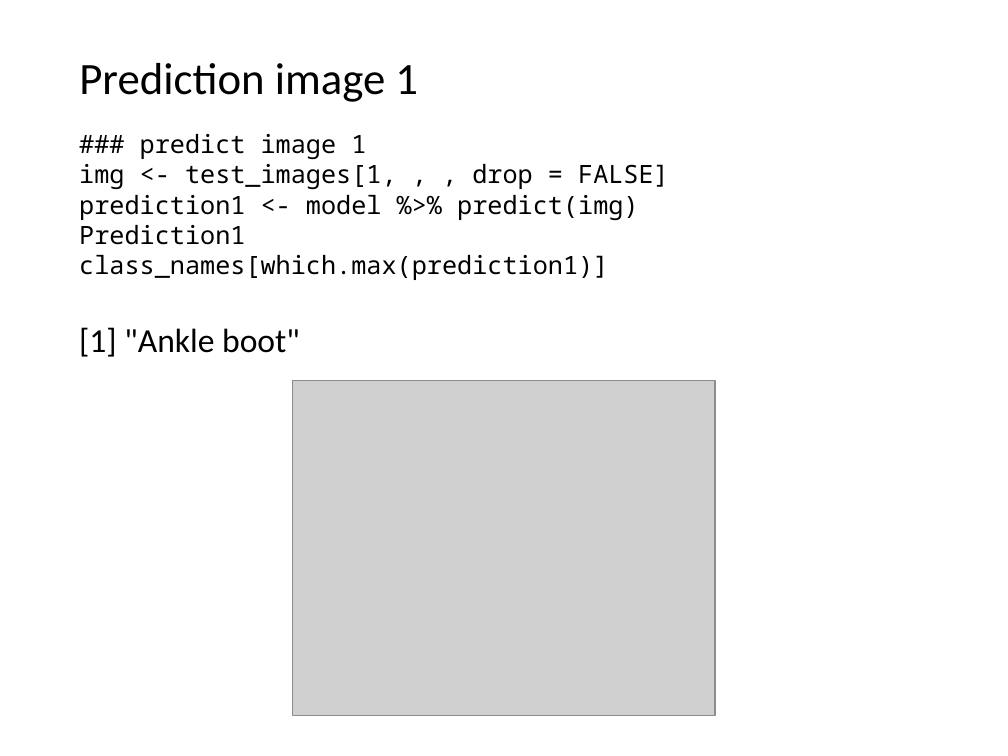
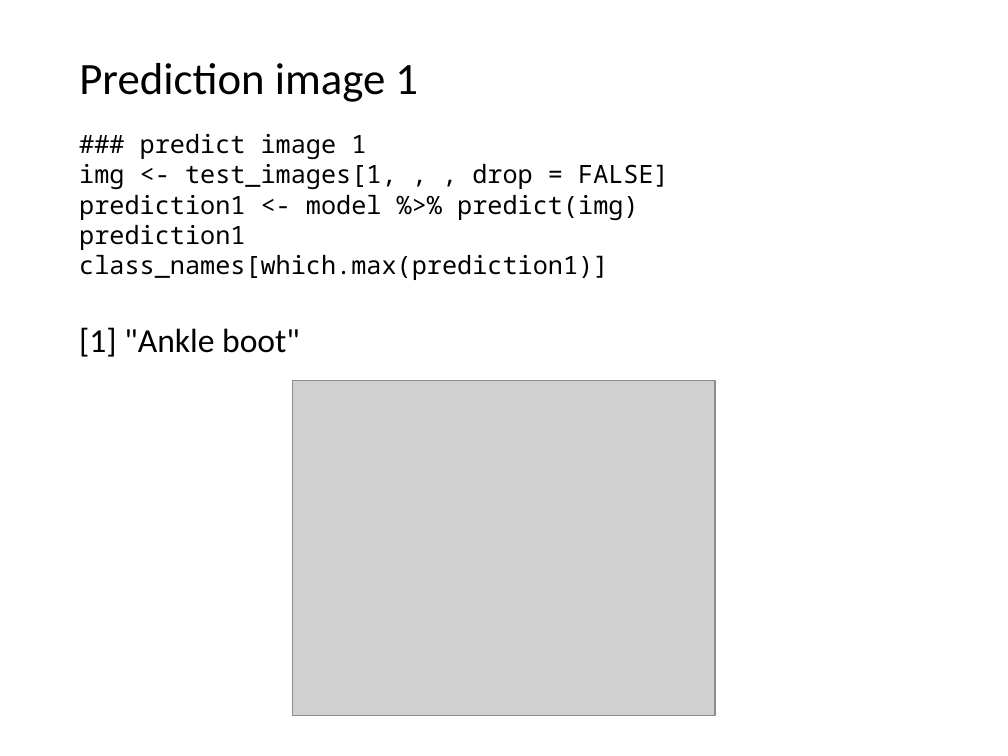
Before and after one commit to liu3zhenlab/teaching, a slide deck: slide 18 of PLPTH813Bioinformatis/2021/labs/lab12_DL.pptx. Drawn at 1008x756 pixels with LibreOffice and Linux fonts; fonts in the diff are those of the drawing; grey boxes stand for pictures. Boxes give left, top, right and bottom in pixels: in the first picture for what was removed or moved away, otherwise in the second. Text is boxed around its words. In the diff, an @@ line names an element or a change of style, - is before the commit and + after.

```diff
--- a/PLPTH813Bioinformatis/2021/labs/lab12_DL.pptx
+++ b/PLPTH813Bioinformatis/2021/labs/lab12_DL.pptx
@@ text at <box>79,225,245,250</box>: text changed @@
-Prediction1
+prediction1
```
Also in this commit, not shown: 3 other slides changed, 2 other files.
